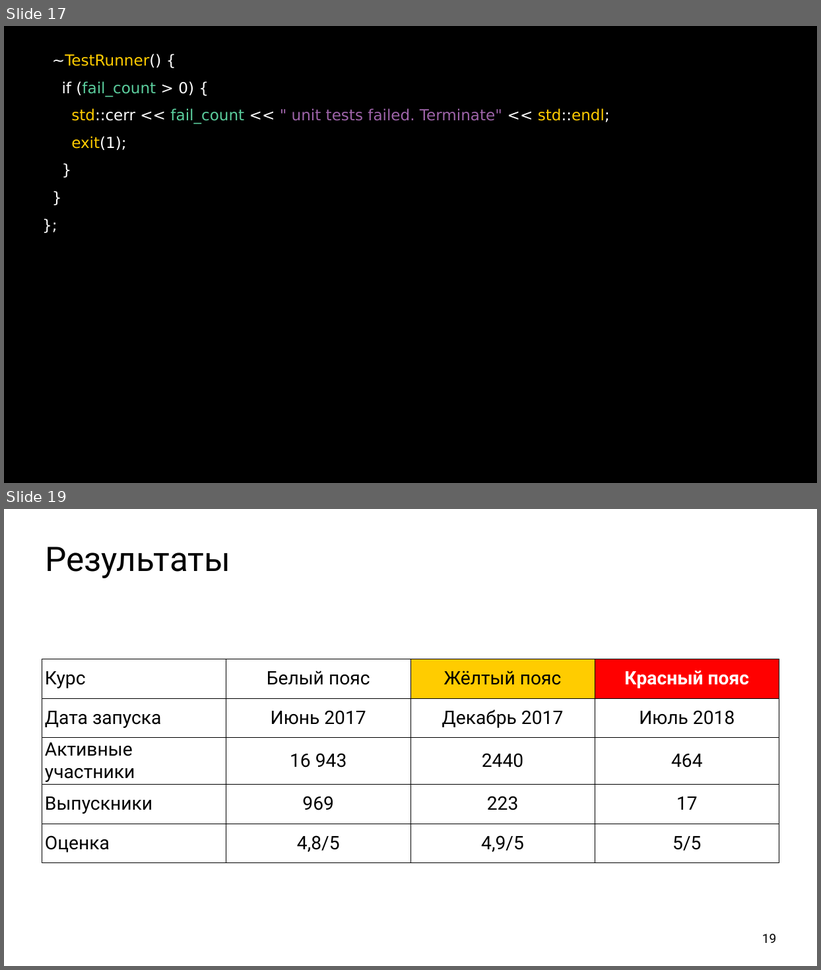
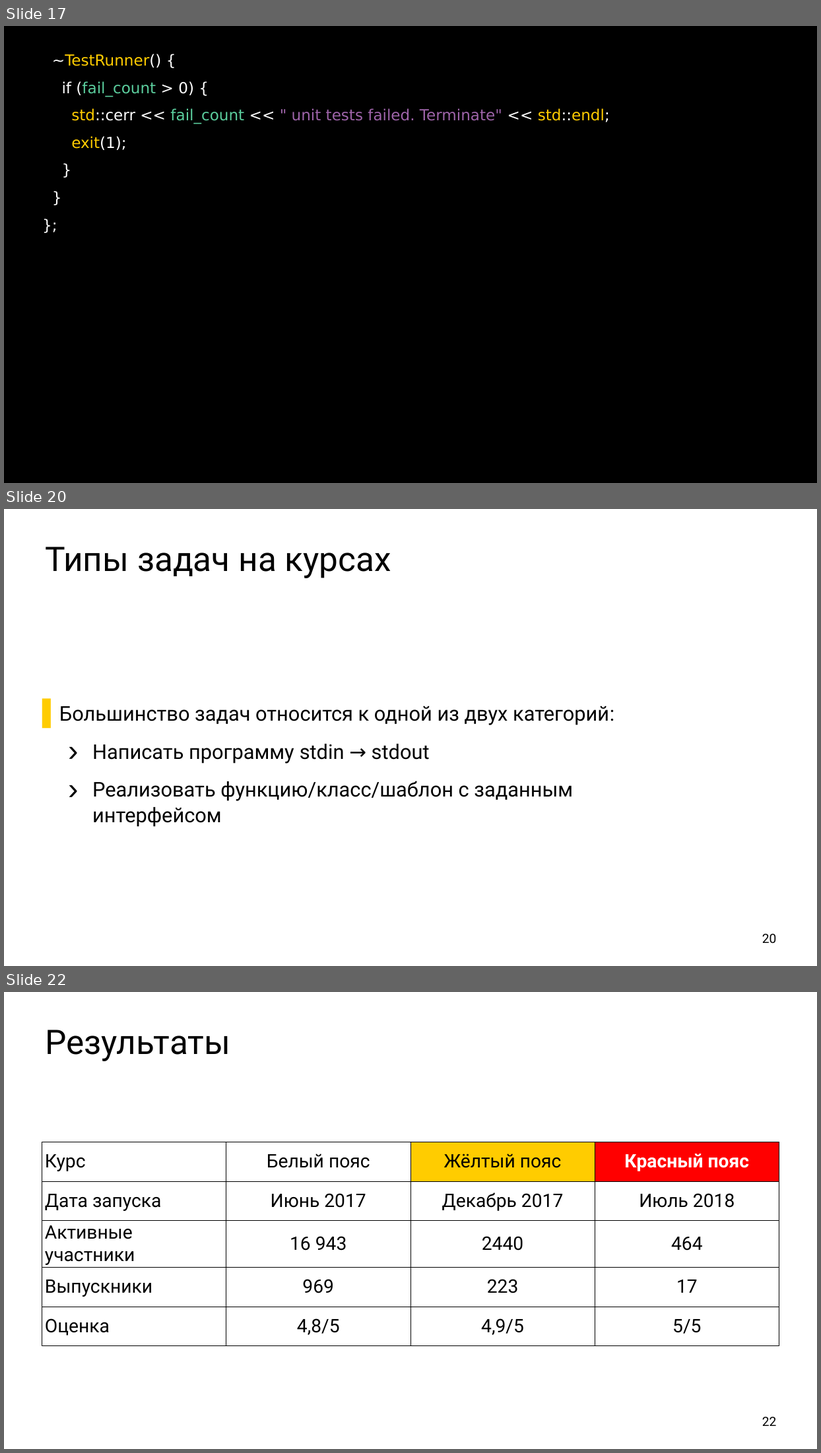
Before and after one commit to ishfb/cpprus18, a slide deck: slides.pptx. Shown one above the other, each under a label of ours: slides 17 and 19 before the commit, slides 17, 20 and 22 after it; the slides between them are not shown. The pictures are 821x970 and 821x1453 pixels, drawn with LibreOffice and Linux fonts; fonts in the diff are those of the drawing. Boxes give left, top, right and bottom in pixels: in the first picture for what was removed or moved away, otherwise in the second. Text is boxed around its words. In the diff, an @@ line names an element or a change of style, - is before the commit and + after.

Commit message:
Мегаанимация тестирования задач stdin → stdout

```diff
--- a/slides.pptx
+++ b/slides.pptx
@@ slide 20 added at [4, 509, 817, 966], background #FFFFFF @@
@@ title added at [45, 547, 391, 578], 80 pt, text #000000 @@
+Типы задач на курсах
@@ text added at [59, 706, 614, 827], 48 pt, text #000000 @@
+  ▌ Большинство задач относится к одной из двух категорий:
+    › Написать программу stdin → stdout
+    › Реализовать функцию/класс/шаблон с заданным интерфейсом
@@ page number added at [762, 934, 777, 943], 30 pt, text #000000 @@
+20
@@ what was slide 19 is now slide 22 @@
@@ page number at [762, 1417, 777, 1426]: text changed @@
-19
+22
```
Also in this commit, not shown: 2 slides changed, 2 other slides added, 1 other file.
